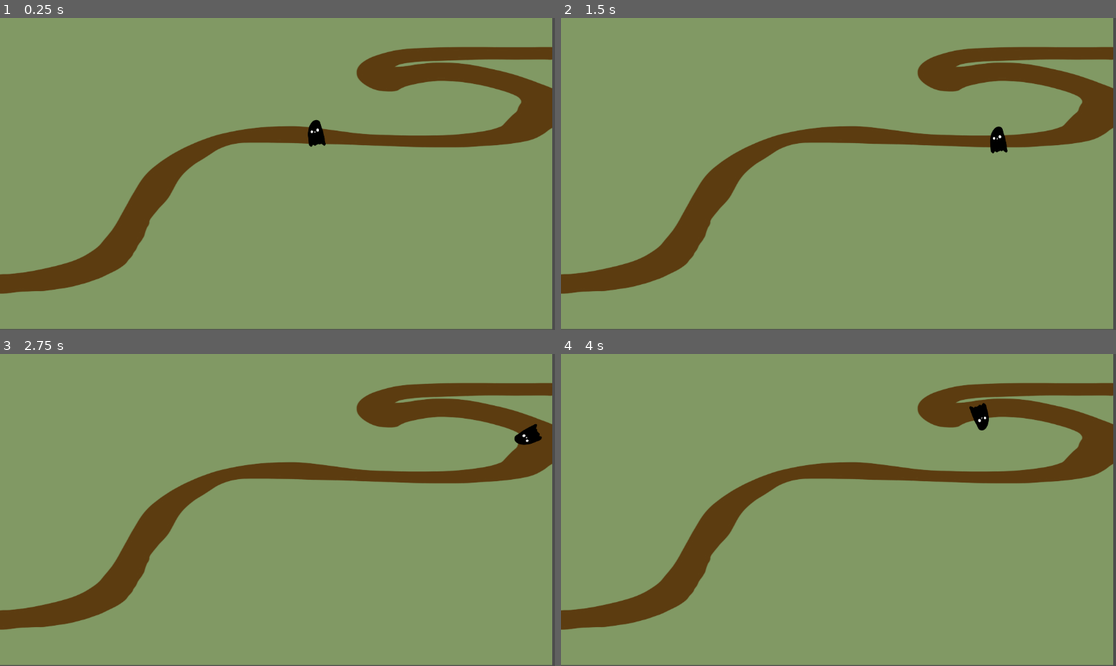
Above: before the commit, frames 1-4 (two rows, left to right).
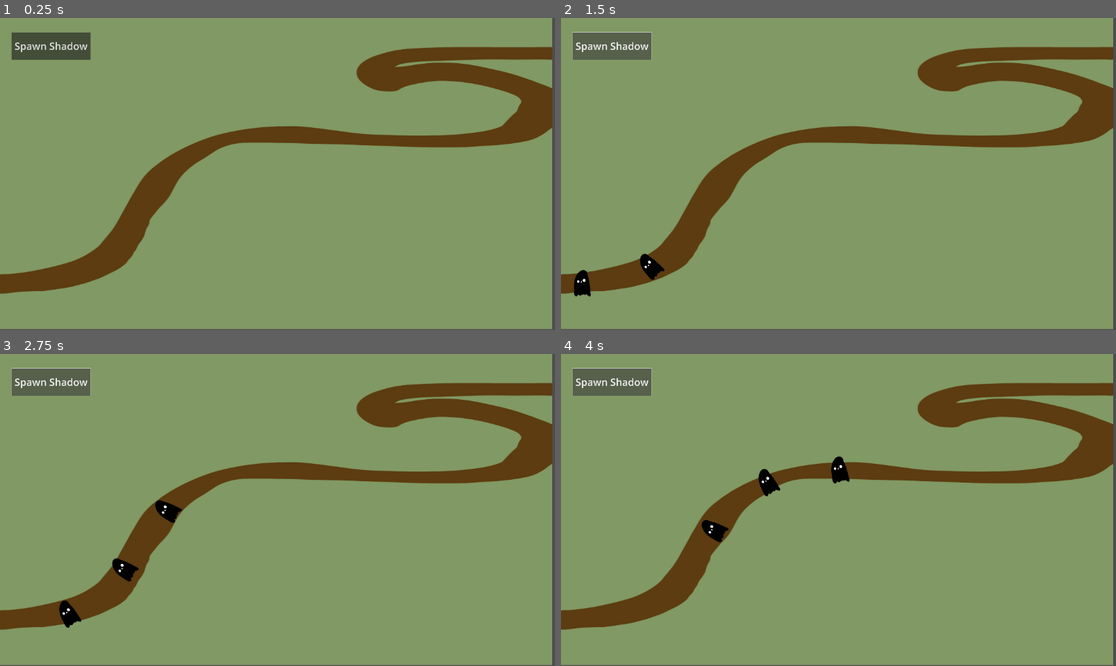
Above: after the commit, the same moments.

Repository: IndiSnacks/PS-Game-Jam-2024
Game: Godot game, scene res://Scenes/sahil_scene.tscn
Same seed, same stepped clock (60 frames per second), same inputs: the game is played once before the commit and once after it.
Inputs (mouse positions are in pixels of both pictures, inside the frame that each line leads up to):
- Up to frame 1 (0.25 s): no input
- Up to frame 2 (1.5 s): click (610, 46) at 0.5 s, where only the run after the commit has a clickable "Spawn Shadow"; click (610, 46) at 1.25 s, where only the run after the commit has a clickable "Spawn Shadow"
- Up to frame 3 (2.75 s): click (49, 382) at 2 s, where only the run after the commit has a clickable "Spawn Shadow"
- Up to frame 4 (4 s): no input

The runs differ from the first frame. In frame 1, 1.4% of the frame differs, in the area x 2-59%, y 4-42%; in frame 2, 1.9%; in frame 3, 2.1%; in frame 4, 2.1%, in the area x 2-78%, y 4-61%.

Commit message:
fix: can spawn multiple monsters now

Diff:
--- a/Components/shadow_monster.tscn
+++ b/Components/shadow_monster.tscn
@@ -6,17 +6,20 @@
 [sub_resource type="RectangleShape2D" id="RectangleShape2D_0k86i"]
 size = Vector2(8.90152, 13.5776)
 
-[node name="Shadow-Monster" type="CharacterBody2D"]
+[node name="PathFollow2D" type="PathFollow2D"]
 
-[node name="Sprite2D" type="Sprite2D" parent="."]
+[node name="Shadow_Monster" type="CharacterBody2D" parent="."]
+scale = Vector2(4, 4)
+
+[node name="Sprite2D" type="Sprite2D" parent="Shadow_Monster"]
 position = Vector2(29, 15)
 scale = Vector2(0.213082, 0.242255)
 texture = ExtResource("1_rfgpt")
 
-[node name="CollisionShape2D" type="CollisionShape2D" parent="."]
+[node name="CollisionShape2D" type="CollisionShape2D" parent="Shadow_Monster"]
 position = Vector2(1.5, -2.5)
 scale = Vector2(5.28, 4.64)
 shape = SubResource("RectangleShape2D_0k86i")
 
-[node name="path-follow" type="Node2D" parent="."]
+[node name="path-follow" type="Node2D" parent="Shadow_Monster"]
 script = ExtResource("2_jyb16")
--- a/Scenes/sahil_scene.tscn
+++ b/Scenes/sahil_scene.tscn
@@ -1,7 +1,7 @@
 [gd_scene load_steps=4 format=3 uid="uid://r5h35h7s1fbg"]
 
-[ext_resource type="PackedScene" uid="uid://86sc34n4fvg0" path="res://Components/shadow_monster.tscn" id="1_be5y7"]
 [ext_resource type="Texture2D" uid="uid://bxtmvpj680502" path="res://Art/Temp-Stage.png" id="1_e7pgg"]
+[ext_resource type="Script" path="res://Scripts/spawning_manager.gd" id="3_2a2m2"]
 
 [sub_resource type="Curve2D" id="Curve2D_qy3bs"]
 _data = {
@@ -23,10 +23,16 @@
 [node name="Path2D" type="Path2D" parent="."]
 curve = SubResource("Curve2D_qy3bs")
 
-[node name="PathFollow2D" type="PathFollow2D" parent="Path2D"]
-position = Vector2(113.18, -311.901)
-rotation = -0.0227254
-progress = 2793.02
+[node name="Button" type="Button" parent="."]
+offset_left = -2123.0
+offset_top = -1132.0
+offset_right = -1492.0
+offset_bottom = -913.0
+theme_override_font_sizes/font_size = 80
+text = "Spawn Shadow"
 
-[node name="Shadow-Monster" parent="Path2D/PathFollow2D" instance=ExtResource("1_be5y7")]
-scale = Vector2(4, 4)
+[node name="Shadow_Spawner" type="Node2D" parent="."]
+position = Vector2(-2123, -1132)
+script = ExtResource("3_2a2m2")
+
+[connection signal="button_down" from="Button" to="Shadow_Spawner" method="_on_button_button_down"]
--- a/Scripts/shadow-pathfollow.gd
+++ b/Scripts/shadow-pathfollow.gd
@@ -15,7 +15,9 @@
 	if path.progress_ratio < 1.0:
 		move_on_path(delta)
 	else:
-		path.progress_ratio = 1.0
+		path.queue_free()
+		#path.progress_ratio = 0.0
+		print("shadow distryoed")
 
 func move_on_path(delta):
 	path.progress_ratio += 0.01 * speed * delta
--- /dev/null
+++ b/Scripts/spawning_manager.gd
@@ -0,0 +1,14 @@
+extends Node
+
+var path : Path2D
+var pathfollow2D : PathFollow2D
+
+func _ready():
+	path = get_parent().get_node("Path2D")
+
+func _on_button_button_down():
+	spawn_shadow()
+
+func spawn_shadow():
+	pathfollow2D = preload("res://Components/shadow_monster.tscn").instantiate()
+	path.add_child(pathfollow2D)
